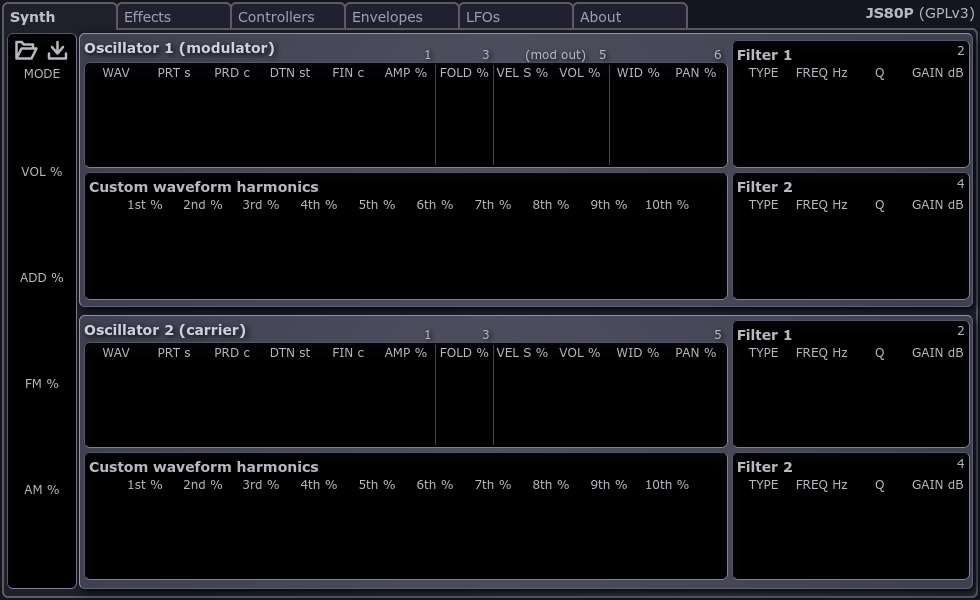
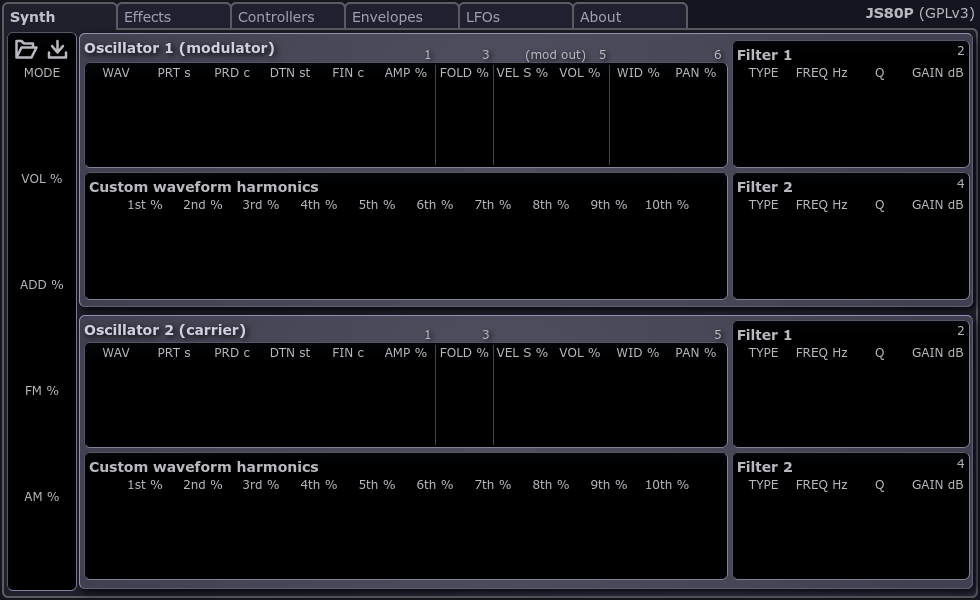
Layer changes from the first 980x600 image to the second:
painted on "synth" over left=7, top=32, right=77, bottom=591
